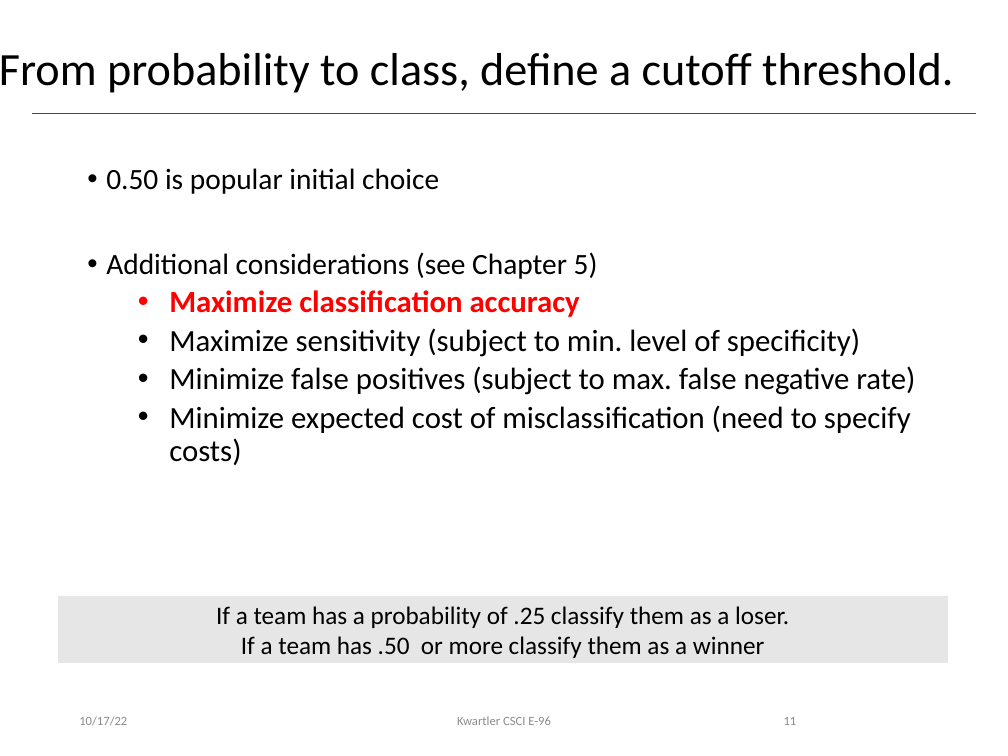
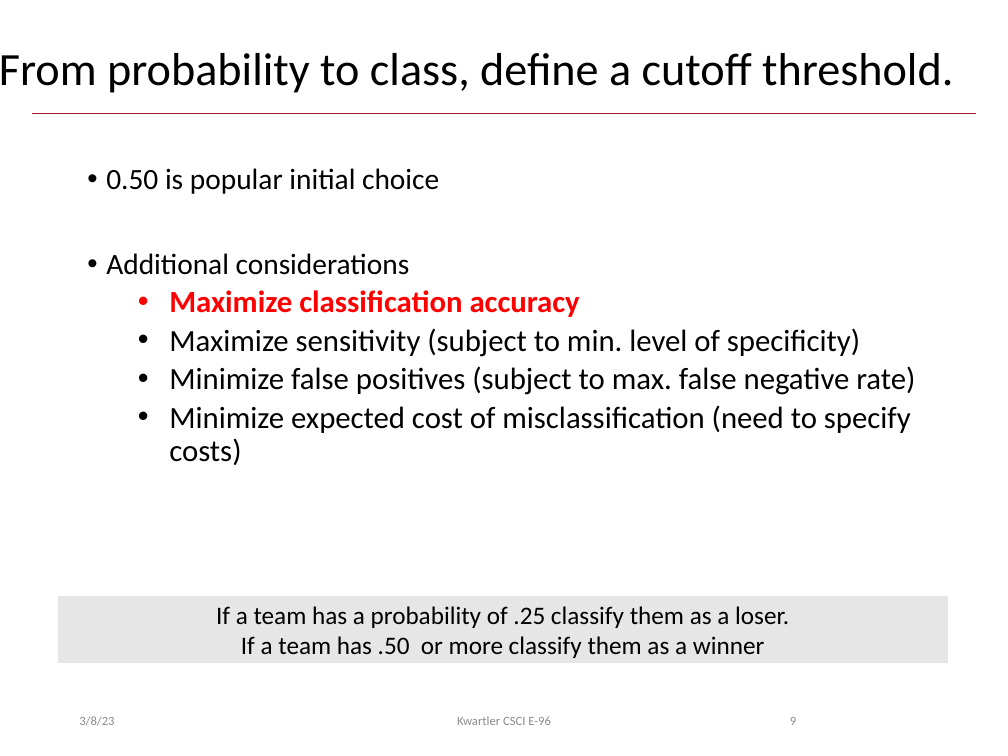
Before and after one commit to kwartler/Hult_Visualizing-Analyzing-Data-with-R, a slide deck: slide 9 of DD1/E_Mar9/B_LogReg.pptx (slide 11 before the commit). Drawn at 1008x756 pixels with LibreOffice and Linux fonts; fonts in the diff are those of the drawing; background and template pictures are left out. Boxes give left, top, right and bottom in pixels: in the first picture for what was removed or moved away, otherwise in the second. Text is boxed around its words. In the diff, an @@ line names an element or a change of style, - is before the commit and + after.

```diff
--- a/DD1/E_Mar9/B_LogReg.pptx
+++ b/DD1/E_Mar9/B_LogReg.pptx
@@ text at (106,253,410,275): text changed @@
-• Additional considerations (see Chapter 5)
+• Additional considerations
@@ text at (79,716,114,725): text changed @@
-10/17/22
+3/8/23
@@ page number at (790,717,796,725): text changed @@
-11
+9
```
Also in this commit, not shown: 14 other slides changed, 1 slide added, 6 slides removed, 1 other file.
